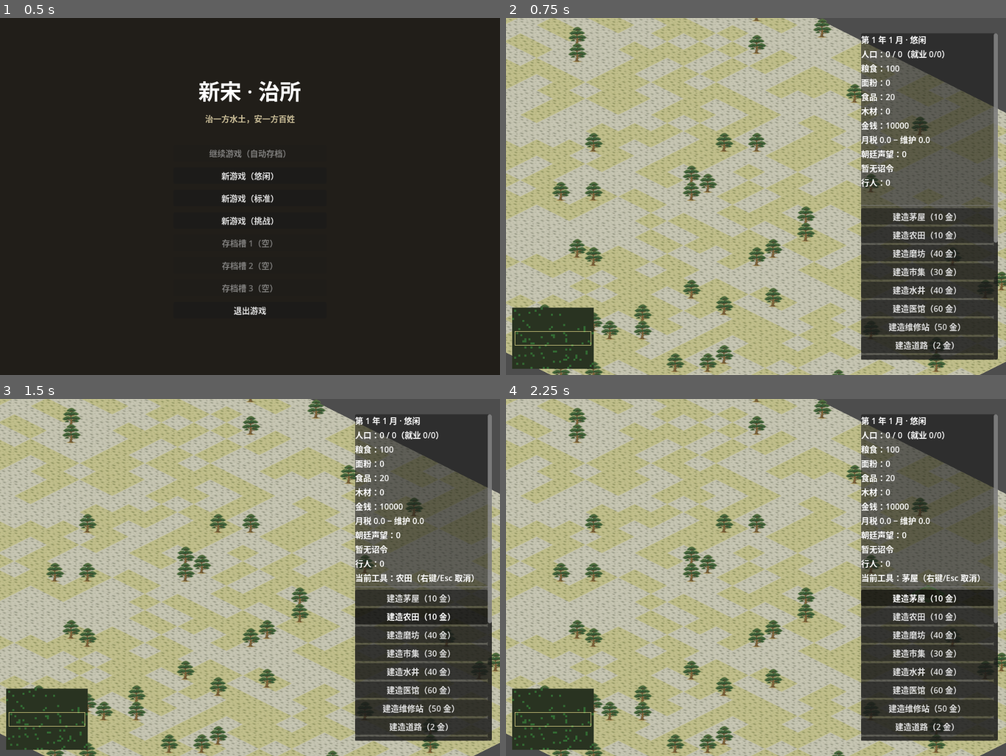
Above: before the commit, frames 1-4 (two rows, left to right).
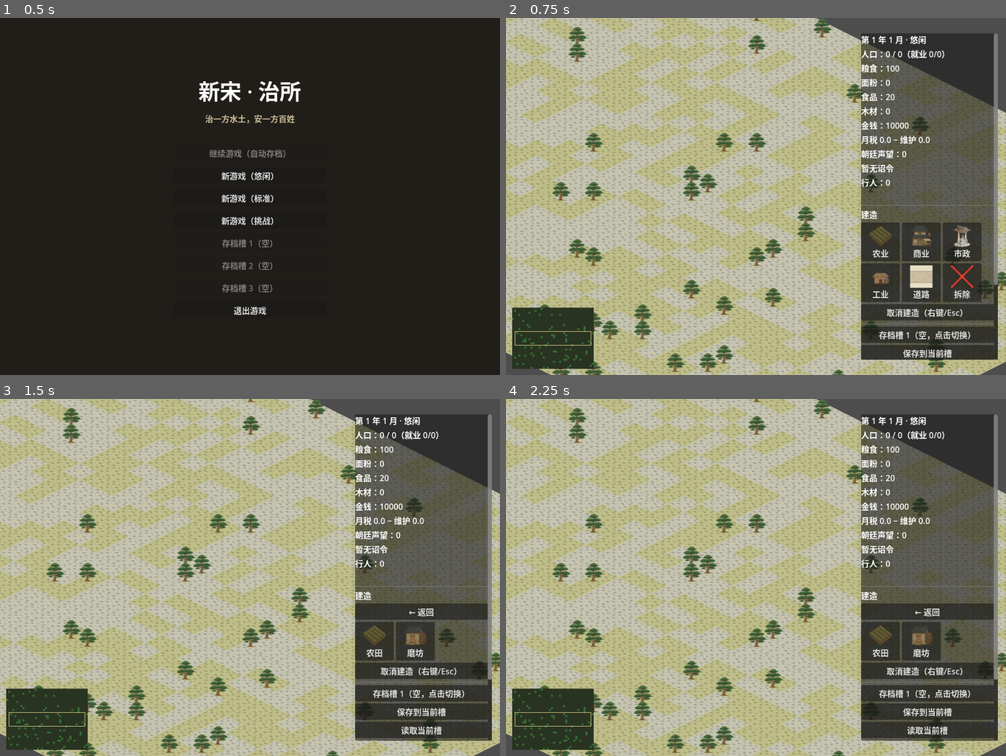
Above: after the commit, the same moments.

Repository: kreator666/tiny
Game: Godot game, scene res://scenes/menu.tscn
Two runs of this game, one before a commit and one after it. Both use one fixed random seed, a clock stepped at 60 frames per second and the inputs below.
Inputs (mouse positions are in pixels of both pictures, inside the frame that each line leads up to):
- Up to frame 1 (0.5 s): no input
- Up to frame 2 (0.75 s): click "新游戏（悠闲）" at 0.5 s
- Up to frame 3 (1.5 s): click (375, 623) at 1.25 s, where only the run after the commit has a clickable "农业"
- Up to frame 4 (2.25 s): click (926, 598) at 2 s, where only the run before the commit has a clickable "建造茅屋（10 金）"

Frame 1 is identical in both runs. In frame 2, 5.6% of the frame differs, in the area x 71-99%, y 53-96%; in frame 3, 6.0%, in the area x 71-99%, y 48-96%; in frame 4, 6.0%.

Commit message:
建造菜单改为法老王式两级方形图标菜单
- 一级：农业(农田/磨坊)、商业(市集)、市政(水井/医馆/维修站)、
  工业(伐木屋) 四个分类方块，加 道路、拆除 两个独立方块
- 二级：点分类进入建筑方块，顶部'← 返回'
- 方块按钮 76x76，图标直接用素材包贴图（风格天然一致），
  拆除用程序绘制的红叉图标；造价与说明放悬停提示
- 分类映射抽成 BUILD_MENU 常量，后续加建筑只改一处

Diff:
--- a/scripts/main.gd
+++ b/scripts/main.gd
@@ -153,6 +153,14 @@
 	3: [Vector2(-47, -66), Vector2(-28, -62), Vector2(-47, -67), Vector2(-70, -60)],
 }
 
+# 建造菜单分类（法老王式）：一级为分类方块 + 道路/拆除，二级为分类内建筑
+const BUILD_MENU := {
+	"农业": ["farm", "mill"],
+	"商业": ["market"],
+	"市政": ["well", "clinic", "repair"],
+	"工业": ["woodcutter"],
+}
+
 var _pop_label: Label
 var _grain_label: Label
 var _flour_label: Label
@@ -167,6 +175,7 @@
 var _edict_label: Label
 var _econ_label: Label
 var _tool_buttons := {}
+var _menu_box: VBoxContainer  # 建造菜单容器（两级：分类 -> 建筑）
 var _active_slot := 1
 var _slot_btn: Button
 var _minimap: Minimap
@@ -1363,28 +1372,16 @@
 	var sep := HSeparator.new()
 	box.add_child(sep)
 
-	# 建造按钮（跳过不可直接建造的类型，如瓦房）
-	for type: String in building_defs:
-		var def: Dictionary = building_defs[type]
-		if bool(def.get("buildable", true)) == false:
-			continue
-		var btn := Button.new()
-		btn.text = "建造%s（%d 金）" % [def["name"], int(def["cost_gold"])]
-		btn.tooltip_text = def["desc"]
-		btn.toggle_mode = true
-		btn.pressed.connect(_on_tool_selected.bind(type))
-		box.add_child(btn)
-		_tool_buttons[type] = btn
-
-	var demo_btn := Button.new()
-	demo_btn.text = "拆除（返还半价）"
-	demo_btn.toggle_mode = true
-	demo_btn.pressed.connect(_on_tool_selected.bind("demolish"))
-	box.add_child(demo_btn)
-	_tool_buttons["demolish"] = demo_btn
+	# 建造菜单（法老王式两级方形图标菜单）
+	var menu_title := Label.new()
+	menu_title.text = "建造"
+	box.add_child(menu_title)
+	_menu_box = VBoxContainer.new()
+	box.add_child(_menu_box)
+	_show_build_menu_root()
 
 	var cancel_btn := Button.new()
-	cancel_btn.text = "取消建造"
+	cancel_btn.text = "取消建造（右键/Esc）"
 	cancel_btn.pressed.connect(_on_tool_selected.bind(""))
 	box.add_child(cancel_btn)
 
@@ -1463,6 +1460,95 @@
 	panel_close_btn.text = "关闭"
 	panel_close_btn.pressed.connect(_close_info_panel)
 	ibox.add_child(panel_close_btn)
+
+
+func _menu_icon(btype: String) -> Texture2D:
+	var def: Dictionary = building_defs[btype]
+	if def.has("tex_dirs"):
+		return def["tex_dirs"][0]
+	return def["tex"]
+
+
+func _make_x_icon() -> ImageTexture:
+	# 拆除按钮图标：红叉（素材包里没有合适的图，程序绘制）
+	var img := Image.create(20, 20, false, Image.FORMAT_RGBA8)
+	var red := Color(0.85, 0.25, 0.2)
+	for i in 20:
+		for w in range(-1, 2):
+			if i + w >= 0 and i + w < 20:
+				img.set_pixel(i + w, i, red)
+				img.set_pixel(i + w, 19 - i, red)
+	return ImageTexture.create_from_image(img)
+
+
+func _make_square_btn(icon: Texture2D, text: String) -> Button:
+	var btn := Button.new()
+	btn.custom_minimum_size = Vector2(76, 76)
+	btn.icon = icon
+	btn.expand_icon = true
+	btn.text = text
+	btn.icon_alignment = HORIZONTAL_ALIGNMENT_CENTER
+	btn.vertical_icon_alignment = VERTICAL_ALIGNMENT_TOP
+	return btn
+
+
+func _clear_build_menu() -> void:
+	for child: Node in _menu_box.get_children():
+		_menu_box.remove_child(child)
+		child.queue_free()
+	_tool_buttons.clear()  # 被释放的按钮不能留在映射里
+
+
+func _on_category_pressed(cat: String) -> void:
+	Sound.play("click")
+	_show_build_menu_category(cat)
+
+
+func _show_build_menu_root() -> void:
+	_clear_build_menu()
+	var grid := GridContainer.new()
+	grid.columns = 3
+	_menu_box.add_child(grid)
+	for cat: String in BUILD_MENU:
+		var members: Array = BUILD_MENU[cat]
+		var names: Array = members.map(func(t: String) -> String: return building_defs[t]["name"])
+		var btn := _make_square_btn(_menu_icon(members[0]), cat)
+		btn.tooltip_text = "%s：%s" % [cat, "、".join(names)]
+		btn.pressed.connect(_on_category_pressed.bind(cat))
+		grid.add_child(btn)
+	var road_btn := _make_square_btn(_menu_icon("road"), "道路")
+	road_btn.tooltip_text = "建造道路（2 金），连接建筑供行人通行"
+	road_btn.toggle_mode = true
+	road_btn.pressed.connect(_on_tool_selected.bind("road"))
+	grid.add_child(road_btn)
+	_tool_buttons["road"] = road_btn
+	var demo_btn := _make_square_btn(_make_x_icon(), "拆除")
+	demo_btn.tooltip_text = "拆除建筑或树木（返还半价）"
+	demo_btn.toggle_mode = true
+	demo_btn.pressed.connect(_on_tool_selected.bind("demolish"))
+	grid.add_child(demo_btn)
+	_tool_buttons["demolish"] = demo_btn
+
+
+func _show_build_menu_category(cat: String) -> void:
+	_clear_build_menu()
+	var back := Button.new()
+	back.text = "← 返回"
+	back.pressed.connect(func() -> void:
+		Sound.play("click")
+		_show_build_menu_root())
+	_menu_box.add_child(back)
+	var grid := GridContainer.new()
+	grid.columns = 3
+	_menu_box.add_child(grid)
+	for btype: String in BUILD_MENU[cat]:
+		var def: Dictionary = building_defs[btype]
+		var btn := _make_square_btn(_menu_icon(btype), def["name"])
+		btn.tooltip_text = "%s\n造价 %d 金" % [def["desc"], int(def["cost_gold"])]
+		btn.toggle_mode = true
+		btn.pressed.connect(_on_tool_selected.bind(btype))
+		grid.add_child(btn)
+		_tool_buttons[btype] = btn
 
 
 func _on_tool_selected(type: String) -> void:
